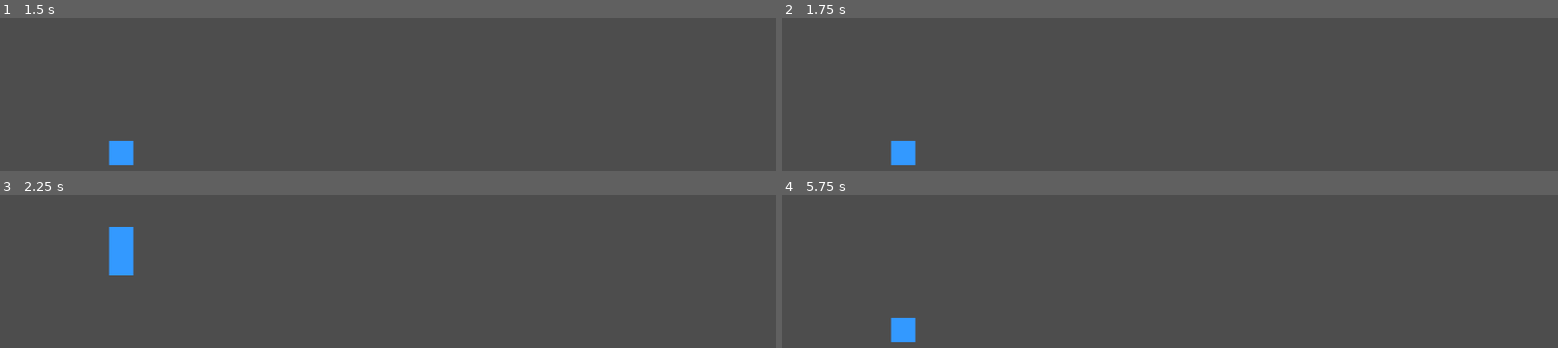
Above: before the commit, frames 1-4 (two rows, left to right).
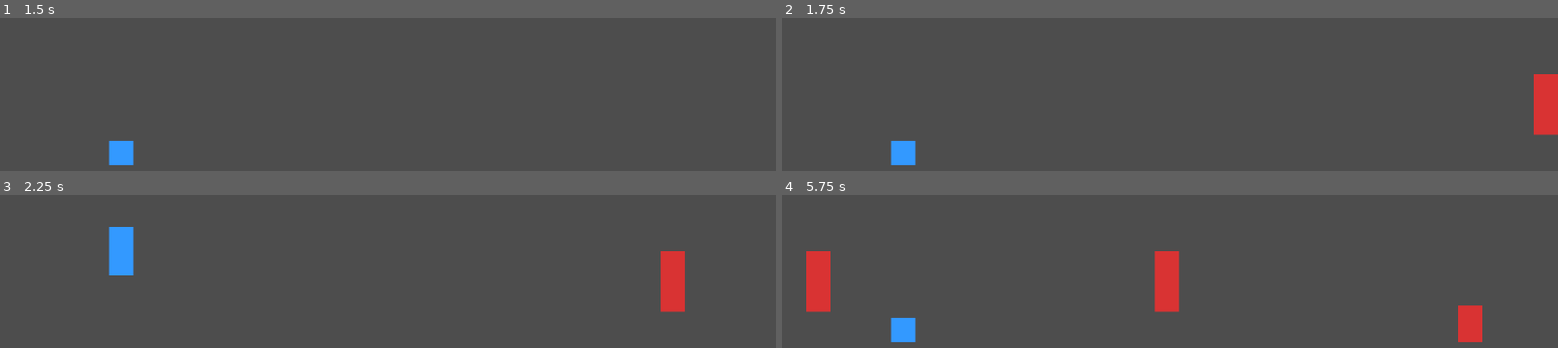
Above: after the commit, the same moments.

Repository: eorhan23/Dodge-Runner
Game: Godot game, scene res://scenes/Main.tscn
Same seed, same stepped clock (60 frames per second), same inputs: the game is played once before the commit and once after it.
Inputs:
- Up to frame 1 (1.5 s): tap Enter at 0.5 s; hold Up (ui_up) 0.53-1.28 s; hold Down (ui_down) from 1.28 s (still down)
- Up to frame 2 (1.75 s): keep holding Down (ui_down)
- Up to frame 3 (2.25 s): release Down (ui_down) at 2.03 s; hold Up (ui_up) from 2.03 s (still down)
- Up to frame 4 (5.75 s): release Up (ui_up) at 3.53 s; hold Down (ui_down) from 3.53 s (still down)

Frame 1 is identical in both runs. In frame 2, 1.2% of the frame differs, in the area x 96-100%, y 36-77%; in frame 3, 1.2%; in frame 4, 3.3%, in the area x 3-91%, y 36-97%.

Commit message:
Faz 2 tamamlandı

Diff:
--- a/src/project.godot
+++ b/src/project.godot
@@ -14,6 +14,10 @@
 run/main_scene="res://scenes/Main.tscn"
 config/features=PackedStringArray("4.7", "GL Compatibility")
 
+[autoload]
+
+SpawnManager="*res://scripts/SpawnManager.gd"
+
 [display]
 
 window/size/viewport_width=1280
--- /dev/null
+++ b/src/scenes/Obstacle.tscn
@@ -0,0 +1,19 @@
+[gd_scene load_steps=3 format=3]
+
+[ext_resource type="Script" path="res://scripts/Obstacle.gd" id="1"]
+
+[sub_resource type="RectangleShape2D" id="RectangleShape2D_1"]
+size = Vector2(40, 60)
+
+[node name="Obstacle" type="Area2D"]
+script = ExtResource("1")
+
+[node name="CollisionShape2D" type="CollisionShape2D" parent="."]
+shape = SubResource("RectangleShape2D_1")
+
+[node name="ColorRect" type="ColorRect" parent="."]
+offset_left = -20.0
+offset_top = -30.0
+offset_right = 20.0
+offset_bottom = 30.0
+color = Color(0.85, 0.2, 0.2, 1)
--- /dev/null
+++ b/src/scripts/Obstacle.gd
@@ -0,0 +1,29 @@
+extends Area2D
+
+@export var width: float = 40.0
+@export var height: float = 60.0
+@export var bottom_y: float = 550.0
+@export var speed: float = 300.0
+
+const DESPAWN_X := -100.0
+
+@onready var collision_shape: CollisionShape2D = $CollisionShape2D
+@onready var visual: ColorRect = $ColorRect
+
+
+func _ready() -> void:
+	_apply_shape()
+
+
+func _process(delta: float) -> void:
+	position.x -= speed * delta
+	if position.x < DESPAWN_X:
+		queue_free()
+
+
+func _apply_shape() -> void:
+	var shape := collision_shape.shape as RectangleShape2D
+	shape.size = Vector2(width, height)
+	global_position.y = bottom_y - height / 2.0
+	visual.size = Vector2(width, height)
+	visual.position = Vector2(-width / 2.0, -height / 2.0)
--- /dev/null
+++ b/src/scripts/SpawnManager.gd
@@ -0,0 +1,53 @@
+extends Node
+
+const OBSTACLE_SCENE := preload("res://scenes/Obstacle.tscn")
+
+const SPAWN_X := 1330.0
+const GROUND_Y := 550.0
+const TOP_BOTTOM_Y := 500.0
+const BASE_SPEED := 300.0
+const FAST_SPEED := 480.0
+const MIN_SPAWN_INTERVAL := 1.2
+const MAX_SPAWN_INTERVAL := 2.2
+
+var timer: Timer
+
+
+func _ready() -> void:
+	timer = Timer.new()
+	timer.one_shot = true
+	timer.timeout.connect(_on_timer_timeout)
+	add_child(timer)
+	_start_timer()
+
+
+func _start_timer() -> void:
+	timer.start(randf_range(MIN_SPAWN_INTERVAL, MAX_SPAWN_INTERVAL))
+
+
+func _on_timer_timeout() -> void:
+	_spawn_random_obstacle()
+	_start_timer()
+
+
+func _spawn_random_obstacle() -> void:
+	match randi() % 4:
+		0:
+			_spawn_obstacle(40.0, 60.0, GROUND_Y, BASE_SPEED, SPAWN_X)
+		1:
+			_spawn_obstacle(40.0, 100.0, TOP_BOTTOM_Y, BASE_SPEED, SPAWN_X)
+		2:
+			_spawn_obstacle(40.0, 60.0, GROUND_Y, BASE_SPEED, SPAWN_X)
+			_spawn_obstacle(40.0, 100.0, TOP_BOTTOM_Y, BASE_SPEED, SPAWN_X + 220.0)
+		3:
+			_spawn_obstacle(40.0, 60.0, GROUND_Y, FAST_SPEED, SPAWN_X)
+
+
+func _spawn_obstacle(width: float, height: float, bottom_y: float, speed: float, spawn_x: float) -> void:
+	var obstacle := OBSTACLE_SCENE.instantiate()
+	obstacle.width = width
+	obstacle.height = height
+	obstacle.bottom_y = bottom_y
+	obstacle.speed = speed
+	obstacle.position.x = spawn_x
+	get_tree().current_scene.add_child(obstacle)
Not shown, added: src/scripts/Obstacle.gd.uid
Not shown, added: src/scripts/SpawnManager.gd.uid
Not shown, changed: tasks/Tasks.md
